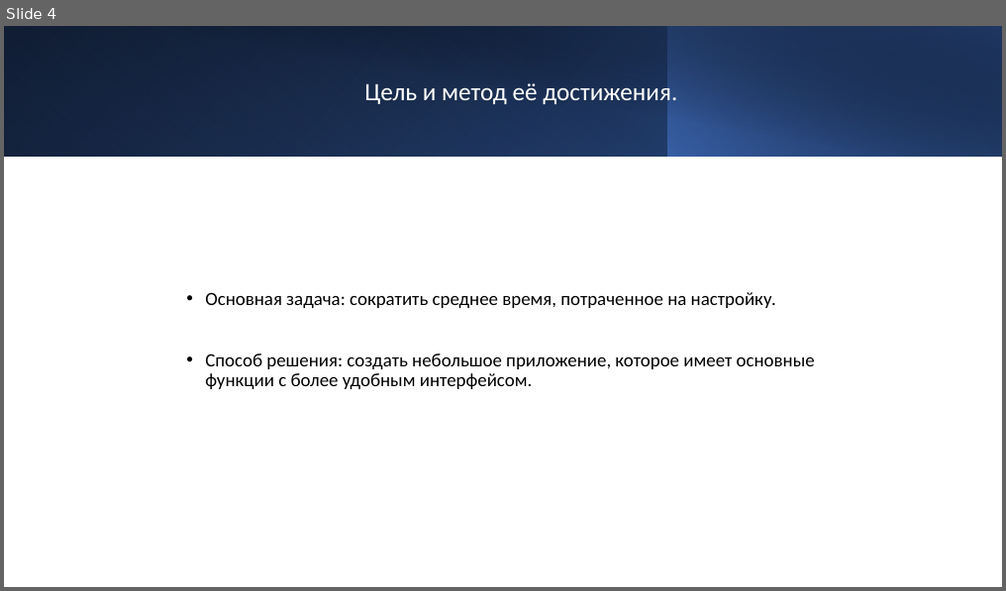
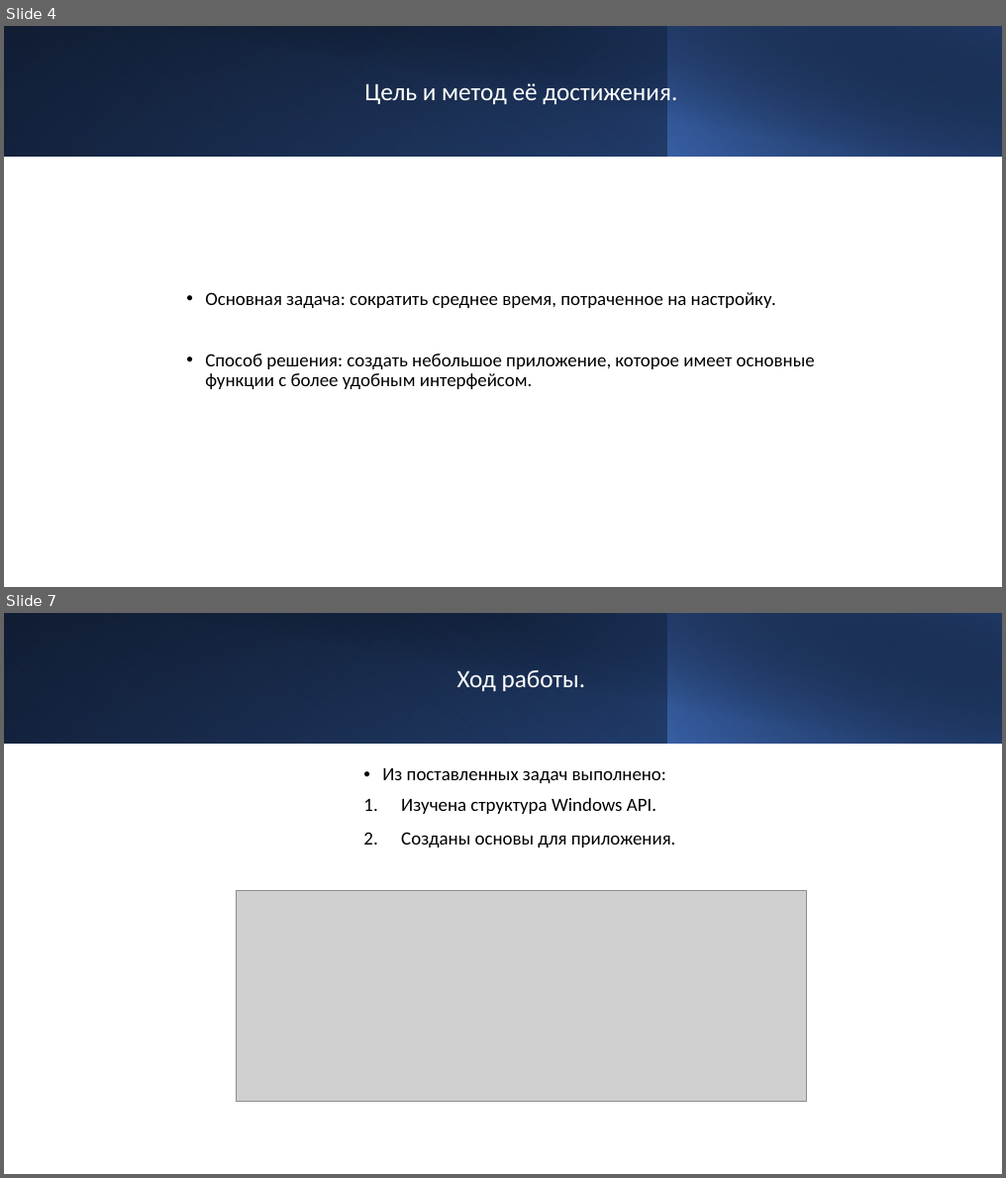
Before and after one commit to mosheadd/WinAPI_PRoject, a slide deck: Презентация.pptx. Shown one above the other, each under a label of ours: slide 4 before the commit, slides 4 and 7 after it; the slides between them are not shown. The pictures are 1006x591 and 1006x1178 pixels, drawn with LibreOffice and Linux fonts; fonts in the diff are those of the drawing; grey boxes stand for pictures. Boxes give left, top, right and bottom in pixels: in the first picture for what was removed or moved away, otherwise in the second. Text is boxed around its words. In the diff, an @@ line names an element or a change of style, - is before the commit and + after.

```diff
--- a/Презентация.pptx
+++ b/Презентация.pptx
@@ slide 7 added at bbox=[4, 613, 1002, 1174], background #FFFFFF @@
@@ rectangle added at bbox=[4, 613, 1002, 744], fill gradient #000000 to #2F5597 @@
@@ rectangle added at bbox=[4, 613, 668, 744], fill gradient #4472C4 to #203864 @@
@@ rectangle added at bbox=[42, 613, 1002, 744], fill gradient #000000 to #203864 @@
@@ rectangle added at bbox=[668, 613, 1002, 744], fill gradient #4472C4 to #000000 @@
@@ title added at bbox=[457, 670, 586, 691], 24 pt, text #FFFFFF @@
+Ход работы.
@@ text added at bbox=[382, 768, 676, 848], 18 pt, text #000000 @@
+• Из поставленных задач выполнено:
+1. Изучена структура Windows API.
+2. Созданы основы для приложения.
@@ picture added at bbox=[236, 891, 807, 1101] @@
```
Also in this commit, not shown: 2 slides changed, 2 other slides added.
